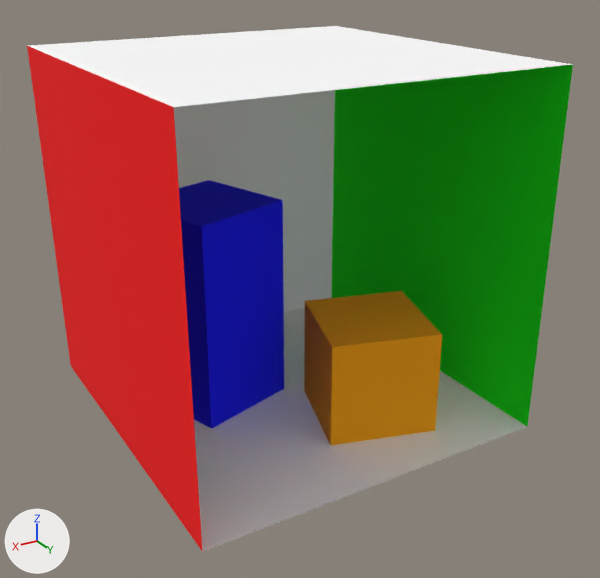
A saved change to the OBJ model Scene/tinyobjloader/models/cornell_box_VI.obj.
Rendered twice from a camera (50 mm lens) standing at (871.0, 766.0, 707.0) and looking at (269.0, -239.0, 204.0). Lighting does not change. The marker at lower left points along +X, +Y and +Z. Where no turn or scale is listed for an object, it has been applied to the vertices.

The first picture shows 'back_wall', 'ceiling', 'floor', 'green_wall', 'red_wall', 'short_block', 'tall_block'.
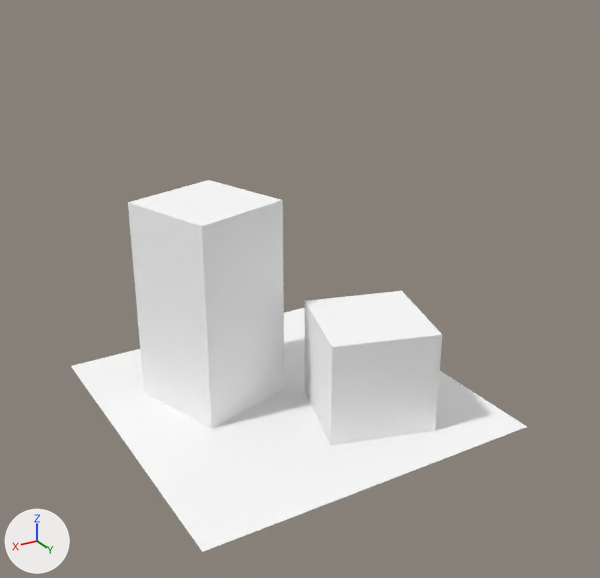
Where the change shows, as pixel boxes (x1, y1, x2, y2) in the pictures (600 x 578 px):
'green_wall', deleted
    before: (331, 64, 573, 426)
'red_wall', deleted
    before: (27, 46, 202, 551)
'tall_block', recoloured (blue to white)
    both: (128, 180, 284, 429)
'ceiling', deleted
    before: (29, 26, 572, 107)
'back_wall', deleted
    before: (174, 90, 335, 313)
'short_block', recoloured
    both: (304, 291, 442, 445)

The change, as a list of edits to the scene's bpy script:
```text
Change me_short_block:
    where me_short_block.from_pydata(...)  # 8 vertices, 5 faces; spans x 82.0..290.0, y -272.0..-65.0, z 0.0..165.0
    remove me_short_block.materials.append(mat_orange)  # orange #ffaa00
    add me_short_block.materials.append(mat_white)  # white #ffffff
Change me_tall_block:
    where me_tall_block.from_pydata(...)  # 8 vertices, 5 faces; spans x 265.0..472.0, y -456.0..-247.0, z 0.0..330.0
    remove me_tall_block.materials.append(mat_blue)  # blue #0000ff
    add me_tall_block.materials.append(mat_white)  # white #ffffff
Remove ob_back_wall:
    ob_back_wall = bpy.data.objects.new('back_wall', me_back_wall)
    ob_back_wall.location = (0.0, 0.0, 0.0)
Remove ob_ceiling:
    ob_ceiling = bpy.data.objects.new('ceiling', me_ceiling)
    ob_ceiling.location = (0.0, 0.0, 0.0)
Remove ob_green_wall:
    ob_green_wall = bpy.data.objects.new('green_wall', me_green_wall)
    ob_green_wall.location = (0.0, 0.0, 0.0)
Remove ob_red_wall:
    ob_red_wall = bpy.data.objects.new('red_wall', me_red_wall)
    ob_red_wall.location = (0.0, 0.0, 0.0)
```
